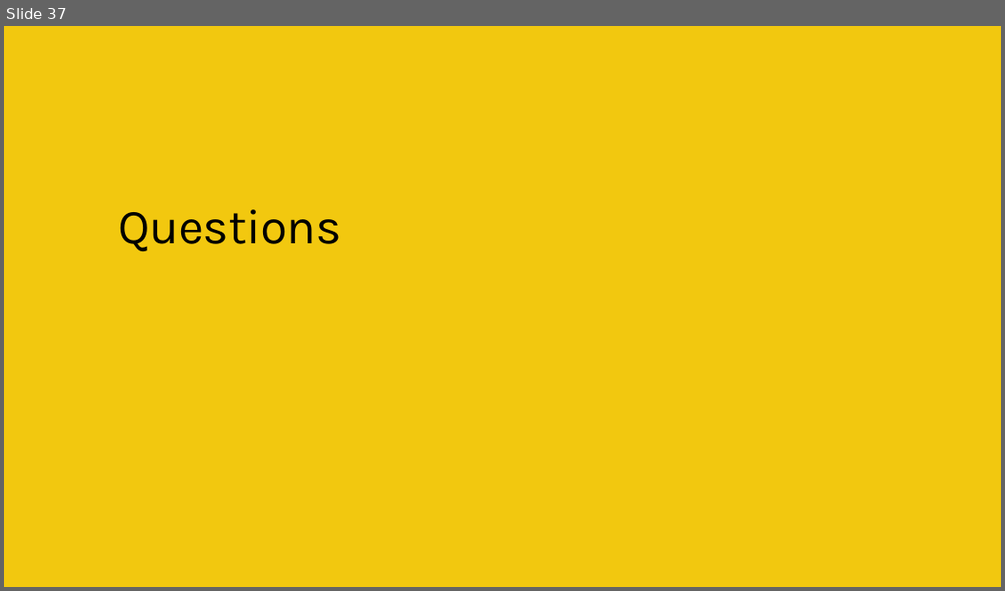
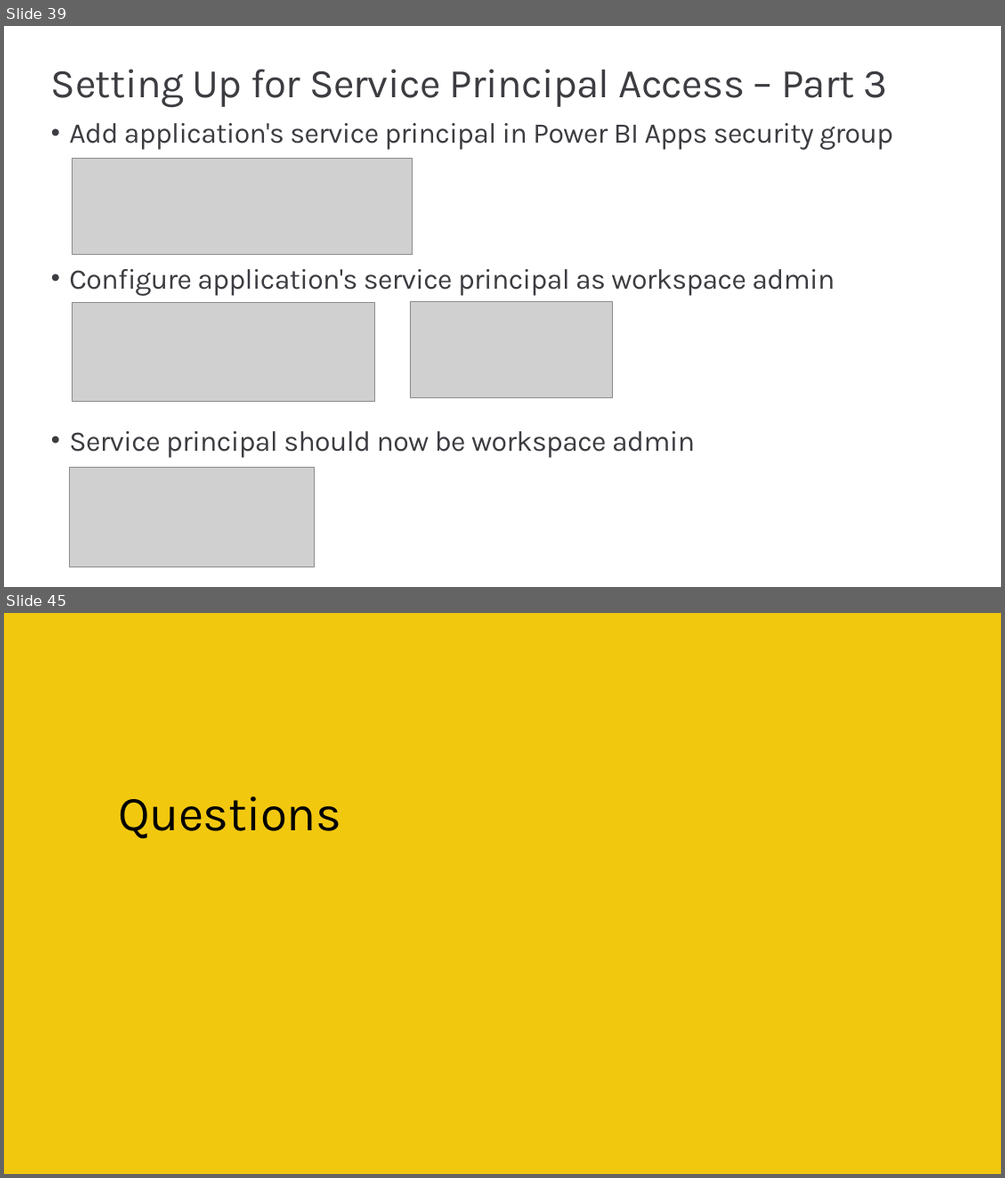
Before and after one commit to PowerBiDevCamp/Camp-Sessions, a slide deck: Session 02 - Writing PowerShell Script for Power BI.pptx. Shown one above the other, each under a label of ours: slide 37 before the commit, slides 39 and 45 after it; the slides between them are not shown. The pictures are 1005x591 and 1005x1178 pixels, drawn with LibreOffice and Linux fonts; fonts in the diff are those of the drawing; grey boxes stand for pictures; background and template pictures are left out. Boxes give left, top, right and bottom in pixels: in the first picture for what was removed or moved away, otherwise in the second. Text is boxed around its words. In the diff, an @@ line names an element or a change of style, - is before the commit and + after.

```diff
--- a/Session 02 - Writing PowerShell Script for Power BI.pptx
+++ b/Session 02 - Writing PowerShell Script for Power BI.pptx
@@ slide 39 added at bbox=[4, 26, 1001, 587], background #FFFFFF @@
@@ title added at bbox=[51, 69, 887, 108], 40 pt, text #3C3C41 @@
+Setting Up for Service Principal Access – Part 3
@@ text added at bbox=[69, 123, 893, 458], 28 pt, text #3C3C41 @@
+• Add application's service principal in Power BI Apps security group
+• Configure application's service principal as workspace admin
+• Service principal should now be workspace admin
@@ picture added at bbox=[73, 159, 413, 255] @@
@@ picture added at bbox=[73, 302, 375, 401] @@
@@ picture added at bbox=[410, 302, 613, 398] @@
@@ picture added at bbox=[70, 467, 314, 566] @@
@@ what was slide 37 is now slide 45 @@
```
Also in this commit, not shown: 18 slides changed, 21 other slides added, 14 slides removed, 1 other file.
